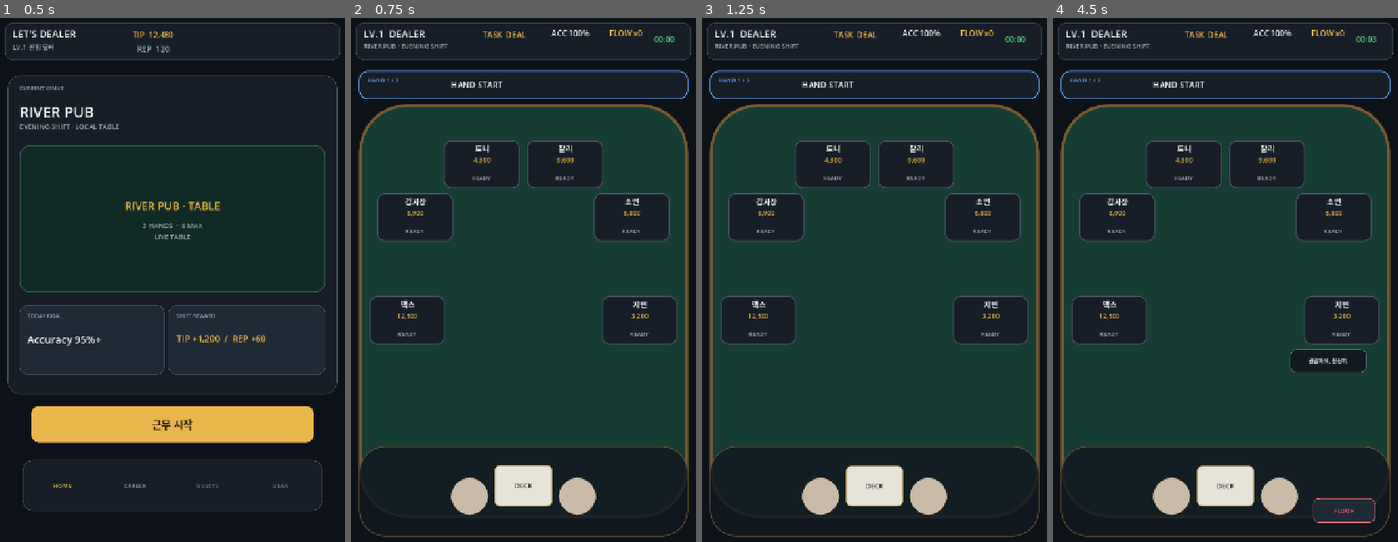
Above: before the commit, frames 1-4 (left to right).
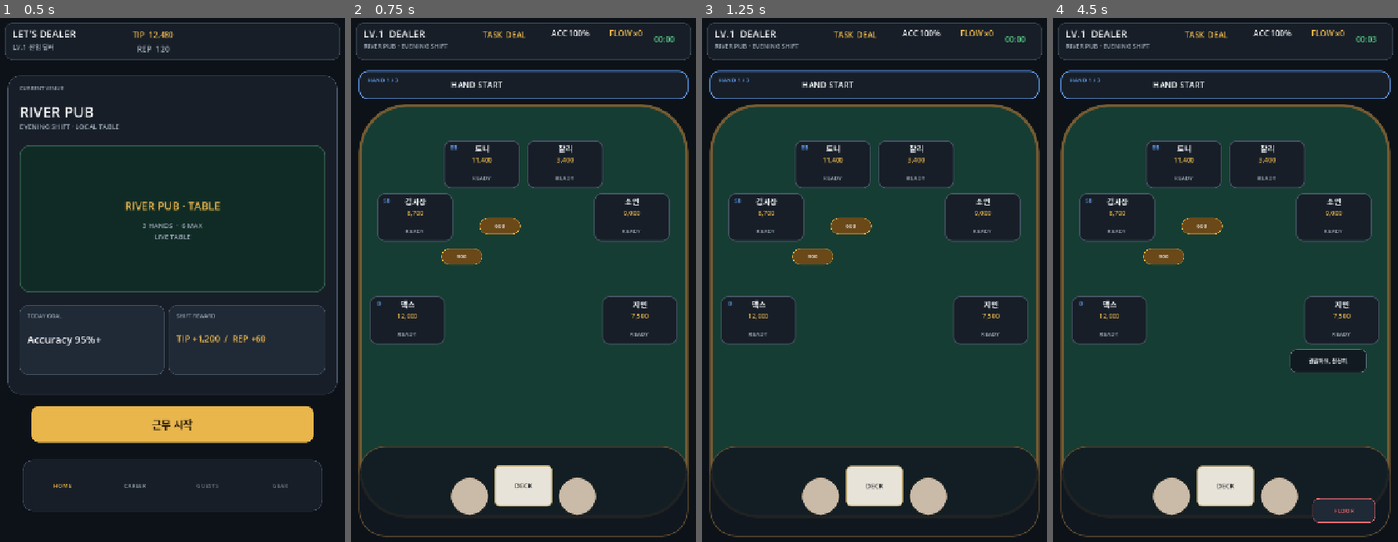
Above: after the commit, the same moments.

Repository: Queenrain9/lets-dealer
Game: Godot game, scene res://scenes/main.tscn
Same seed, same stepped clock (60 frames per second), same inputs: the game is played once before the commit and once after it.
Inputs (mouse positions are in pixels of both pictures, inside the frame that each line leads up to):
- Up to frame 1 (0.5 s): no input
- Up to frame 2 (0.75 s): click "근무 시작" at 0.5 s
- Up to frame 3 (1.25 s): no input
- Up to frame 4 (4.5 s): click (1108, 321) at 1.27 s; click (1118, 217) at 2.02 s; click (1184, 164) at 2.77 s; click (1266, 164) at 3.52 s; click (1332, 217) at 4.27 s

Frame 1 is identical in both runs. In frame 2, 0.8% of the frame differs, in the area x 7-85%, y 24-58%; in frame 3, 0.8%; in frame 4, 0.8%.

Commit message:
Connect live shift to real table state

Diff:
--- a/scripts/gameplay/main_game.gd
+++ b/scripts/gameplay/main_game.gd
@@ -1,6 +1,6 @@
 extends Control
 
-const BUILD_ID: String = "wireframe-reconcile-stage7-v0.8"
+const BUILD_ID: String = "real-table-state-stage8-v0.9"
 
 const BG: Color = Color("0d1218")
 const PANEL: Color = Color("171e27")
@@ -52,6 +52,8 @@
 ]
 var hands: Array[Dictionary] = []
 var roster: Array[NPCProfile] = []
+var table_state := DealerTableState.new(6)
+var current_payouts: Array[Dictionary] = []
 var shift_seed: int = 1
 var hand_index: int = -1
 var street_index: int = 0
@@ -116,6 +118,7 @@
 var seat_name_labels: Array[Label] = []
 var seat_stack_labels: Array[Label] = []
 var seat_state_labels: Array[Label] = []
+var seat_position_labels: Array[Label] = []
 var bet_panels: Array[Panel] = []
 var bet_labels: Array[Label] = []
 var board_panels: Array[Panel] = []
@@ -458,6 +461,18 @@
 	name_label.mouse_filter = Control.MOUSE_FILTER_IGNORE
 	seat.add_child(name_label)
 	seat_name_labels.append(name_label)
+
+	var position_label := Label.new()
+	position_label.position = Vector2(4, 4)
+	position_label.size = Vector2(32, 20)
+	position_label.text = ""
+	position_label.horizontal_alignment = HORIZONTAL_ALIGNMENT_CENTER
+	position_label.vertical_alignment = VERTICAL_ALIGNMENT_CENTER
+	position_label.add_theme_font_size_override("font_size", 10)
+	position_label.add_theme_color_override("font_color", INFO)
+	position_label.mouse_filter = Control.MOUSE_FILTER_IGNORE
+	seat.add_child(position_label)
+	seat_position_labels.append(position_label)
 
 	var stack_label := Label.new()
 	stack_label.position = Vector2(8, 31)
@@ -1151,6 +1166,26 @@
 	street_elapsed = 0.0
 
 	var hand: Dictionary = hands[hand_index]
+	var starting_stacks: Array[int] = []
+	var raw_stacks: Variant = hand.get("starting_stacks", PLAYER_STACKS)
+	if raw_stacks is Array:
+		for value: Variant in raw_stacks as Array:
+			starting_stacks.append(int(value))
+	if starting_stacks.size() != seat_panels.size():
+		starting_stacks.clear()
+		for value in PLAYER_STACKS:
+			starting_stacks.append(value)
+
+	var sb_amount: int = 300
+	var bb_amount: int = 600
+	var raw_blinds: Variant = hand.get("blinds", [300, 600])
+	if raw_blinds is Array and (raw_blinds as Array).size() >= 2:
+		sb_amount = int((raw_blinds as Array)[0])
+		bb_amount = int((raw_blinds as Array)[1])
+
+	table_state.begin_hand(starting_stacks, hand_index % seat_panels.size(), sb_amount, bb_amount)
+	current_payouts.clear()
+
 	phase_label.text = String(hand.get("label", "HAND"))
 	headline_label.text = "HAND START"
 	event_label.text = ""
@@ -1175,6 +1210,9 @@
 		bet_panels[i].visible = false
 		seat_panels[i].add_theme_stylebox_override("panel", _style(PANEL, LINE, 2, 14))
 
+	_refresh_stack_position_ui()
+	_refresh_bet_ui()
+
 	_enqueue_duty(DealerTask.new({
 		"id": "deal",
 		"phase": "PREFLOP",
@@ -1249,10 +1287,11 @@
 			var state: String = String(event.get("state", ""))
 			var bet: int = int(event.get("bet", 0))
 			if seat >= 0 and seat < seat_state_labels.size():
+				table_state.apply_action(seat, state, bet)
 				seat_state_labels[seat].text = state
 				_flash_panel(seat_panels[seat], INFO)
-				bet_panels[seat].visible = bet > 0
-				bet_labels[seat].text = _format_amount(bet)
+				_refresh_stack_position_ui()
+				_refresh_bet_ui()
 				headline_label.text = "%s · %s" % [_seat_name(seat), state]
 				_try_action_dialogue(seat, state)
 		"request":
@@ -1296,11 +1335,7 @@
 	var hand: Dictionary = hands[hand_index]
 	var round_data: Dictionary = hand[street] as Dictionary
 	var collect: Dictionary = round_data.get("collect", {}) as Dictionary
-	var has_bets: bool = false
-	for bet in bet_panels:
-		if bet.visible:
-			has_bets = true
-			break
+	var has_bets: bool = table_state.has_street_chips()
 
 	if not has_bets and bool(collect.get("skip_if_zero", false)):
 		headline_label.text = "%s · CHECKED THROUGH" % street.to_upper()
@@ -1321,8 +1356,6 @@
 		"patience_limit": 5.5,
 		"state": {
 			"street": street,
-			"main_after": int(collect.get("main_after", 0)),
-			"side_after": int(collect.get("side_after", 0)),
 		},
 	}))
 
@@ -1352,12 +1385,12 @@
 	headline_label.text = "SHOWDOWN"
 	event_label.text = ""
 	context_label.text = ""
-	var payouts: Array = showdown.get("payouts", []) as Array
-	if payouts.is_empty():
+	current_payouts = _build_dynamic_payouts(showdown)
+	if current_payouts.is_empty():
 		_finish_hand()
 		return
 
-	_enqueue_payout_from_data(payouts[0], 0)
+	_enqueue_payout_from_data(current_payouts[0], 0)
 
 
 func _enqueue_payout_from_data(raw: Variant, payout_index: int) -> void:
@@ -1391,6 +1424,64 @@
 	_sync_wireframe_state(duty)
 	_signal_duty_affordance(duty)
 	_refresh_pressure()
+
+
+
+func _refresh_stack_position_ui() -> void:
+	for i in range(seat_panels.size()):
+		if i < table_state.stacks.size():
+			seat_stack_labels[i].text = _format_amount(table_state.stack_for(i))
+			seat_position_labels[i].text = table_state.position_for(i)
+
+
+func _refresh_bet_ui() -> void:
+	for i in range(bet_panels.size()):
+		var contribution: int = table_state.contribution_for(i)
+		bet_panels[i].visible = contribution > 0
+		if contribution > 0:
+			bet_labels[i].text = _format_amount(contribution)
+
+
+func _clear_bet_ui() -> void:
+	for panel in bet_panels:
+		panel.visible = false
+
+
+func _build_dynamic_payouts(showdown: Dictionary) -> Array[Dictionary]:
+	var result: Array[Dictionary] = []
+	var layers: Array[Dictionary] = table_state.pot_layers()
+	var templates: Array = showdown.get("payouts", []) as Array
+	if layers.is_empty():
+		return result
+
+	for i in range(layers.size()):
+		var layer: Dictionary = layers[i]
+		var eligible: Array = layer.get("eligible", []) as Array
+		if eligible.is_empty():
+			continue
+
+		var template: Dictionary = {}
+		if not templates.is_empty():
+			var template_index: int = mini(i, templates.size() - 1)
+			var raw_template: Variant = templates[template_index]
+			if raw_template is Dictionary:
+				template = raw_template as Dictionary
+
+		var target_seat: int = int(template.get("seat", int(eligible[0])))
+		if not eligible.has(target_seat):
+			target_seat = int(eligible[0])
+
+		var pot_name: String = "MAIN" if i == 0 else ("SIDE" if i == 1 else "SIDE %d" % i)
+		result.append({
+			"pot": pot_name,
+			"amount": int(layer.get("amount", 0)),
+			"seat": target_seat,
+			"tip": int(template.get("tip", 200)),
+			"eligible": eligible.duplicate(),
+		})
+
+	return result
+
 
 
 func _age_pending_duties(delta: float) -> void:
@@ -1596,8 +1687,8 @@
 			_schedule_betting_round("preflop")
 		"pot":
 			var street: String = String(duty.state.get("street", "preflop"))
-			var main_after: int = int(duty.state.get("main_after", 0))
-			var side_after: int = int(duty.state.get("side_after", 0))
+			var main_after: int = table_state.main_pot_amount()
+			var side_after: int = table_state.side_pot_amount()
 			main_pot_label.text = "MAIN POT  %s" % _format_amount(main_after)
 			side_pot_label.text = "SIDE POT  %s" % _format_amount(side_after)
 			side_pot_label.visible = side_after > 0
@@ -1606,6 +1697,8 @@
 			_after_collect(street, duty.state)
 		"board":
 			var street: String = String(duty.state.get("street", "flop"))
+			table_state.begin_street(street)
+			_clear_bet_ui()
 			_open_board(street)
 			_schedule_betting_round(street)
 		"chip_change":
@@ -1635,21 +1728,22 @@
 		main_pot_label.text = "MAIN POT  PAID"
 	else:
 		side_pot_label.text = "SIDE POT  PAID"
+	var payout_amount: int = int(duty.state.get("amount", 0))
 	if duty.target_seat >= 0:
+		table_state.payout(duty.target_seat, payout_amount)
+		_refresh_stack_position_ui()
 		_say_npc(duty.target_seat, "win", true)
 
-	var hand: Dictionary = hands[hand_index]
-	var showdown: Dictionary = hand.get("showdown", {}) as Dictionary
-	var payouts: Array = showdown.get("payouts", []) as Array
 	var next_index: int = int(duty.state.get("payout_index", 0)) + 1
-	if next_index < payouts.size():
-		_enqueue_payout_from_data(payouts[next_index], next_index)
+	if next_index < current_payouts.size():
+		_enqueue_payout_from_data(current_payouts[next_index], next_index)
 	else:
 		_finish_hand()
 
 
 func _finish_hand() -> void:
 	betting_running = false
+	current_payouts.clear()
 	scheduled_events.clear()
 	headline_label.text = "HAND COMPLETE"
 	event_label.text = "다음 핸드를 준비합니다."
